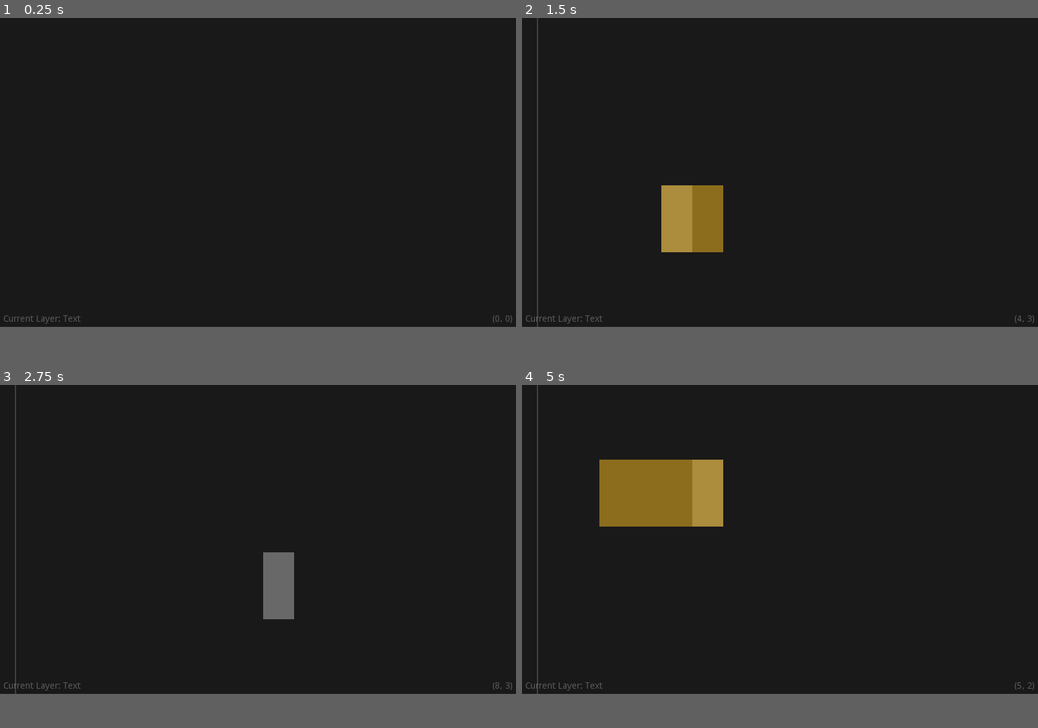
Above: before the commit, frames 1-4 (two rows, left to right).
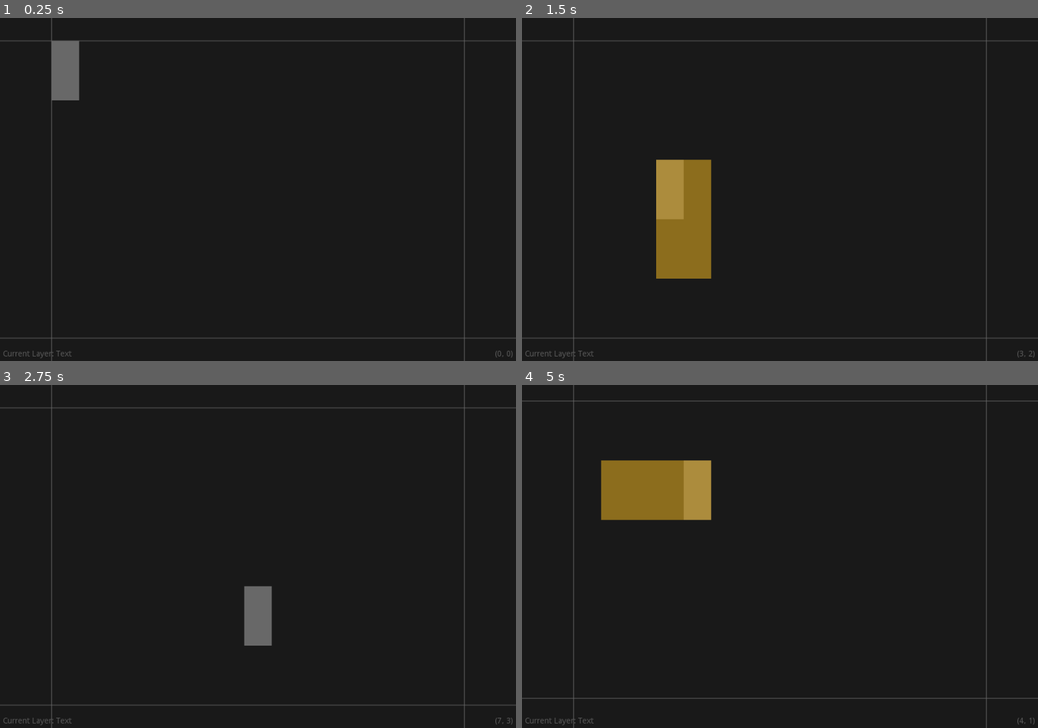
Above: after the commit, the same moments.

Repository: slapslash/TextMap
Game: Godot game, scene res://TextMap.tscn
Same seed, same stepped clock (60 frames per second), same inputs: the game is played once before the commit and once after it.
Inputs (mouse positions are in pixels of both pictures, inside the frame that each line leads up to):
- Up to frame 1 (0.25 s): no input
- Up to frame 2 (1.5 s): tap Enter at 0.5, 0.6 s; move the mouse to (893, 158) at 0.52 s; hold Right 0.53-1.25 s; click (893, 158) at 0.67 s; tap Space at 0.77, 1.25 s; drag from (676, 189) to (754, 234) at 1.27 s
- Up to frame 3 (2.75 s): move the mouse to (309, 470) at 2.02 s; hold Right from 2.03 s (still down); tap Delete at 2.1 s
- Up to frame 4 (5 s): release Right at 2.75 s; tap Enter at 2.75, 3.6 s; drag from (754, 601) to (625, 494) at 2.77 s; move the mouse to (934, 587) at 3.52 s; hold Left 3.53-4.25 s; tap Space at 3.77, 4.25 s; drag from (625, 494) to (702, 463) at 4.27 s
In our replay, the window is 800x480 before the commit and 800x533 after it. These sizes can differ from the game's own. Grey fills any space a smaller window leaves; there, only what the larger window draws over its background counts as a difference.

The runs differ from the first frame. In frame 1, 2.0% of the frame differs, in the area x 0-100%, y 0-100%; in frame 2, 4.3%; in frame 3, 3.0%; in frame 4, 3.0%.

Commit message:
change resolution and screen size characters.

Diff:
--- a/ProjectSettings.gd
+++ b/ProjectSettings.gd
@@ -7,7 +7,7 @@
 var font_size: int = 128
 var cell: Vector2 = Vector2.ZERO
 # size of a screen in characters. will affect grid.
-var screen_size_characters: Vector2 = Vector2(32, 9)
+var screen_size_characters: Vector2 = Vector2(15, 5)
 var show_grid: bool = true
 var cursor_color: Color = Color.dimgray
 var text_color: Color = Color.azure
--- a/TextMap.tscn
+++ b/TextMap.tscn
@@ -57,6 +57,7 @@
 
 [connection signal="save_project" from="." to="Project" method="_on_TextMap_save_project"]
 [connection signal="switch_layer" from="." to="UI" method="_on_TextMap_switch_layer"]
+[connection signal="switch_layer" from="." to="Cursor" method="_on_TextMap_switch_layer"]
 [connection signal="switch_layer" from="." to="Project/TextLayer" method="_on_TextMap_switch_layer"]
 [connection signal="switch_layer" from="." to="Project/TerrainLayer" method="_on_TextMap_switch_layer"]
 [connection signal="zoom_changed" from="Camera" to="." method="_on_Camera_zoom_changed"]
--- a/project.godot
+++ b/project.godot
@@ -22,8 +22,7 @@
 
 [display]
 
-window/size/width=800
-window/size/height=480
+window/size/width=900
 window/stretch/aspect="keep"
 
 [global]
